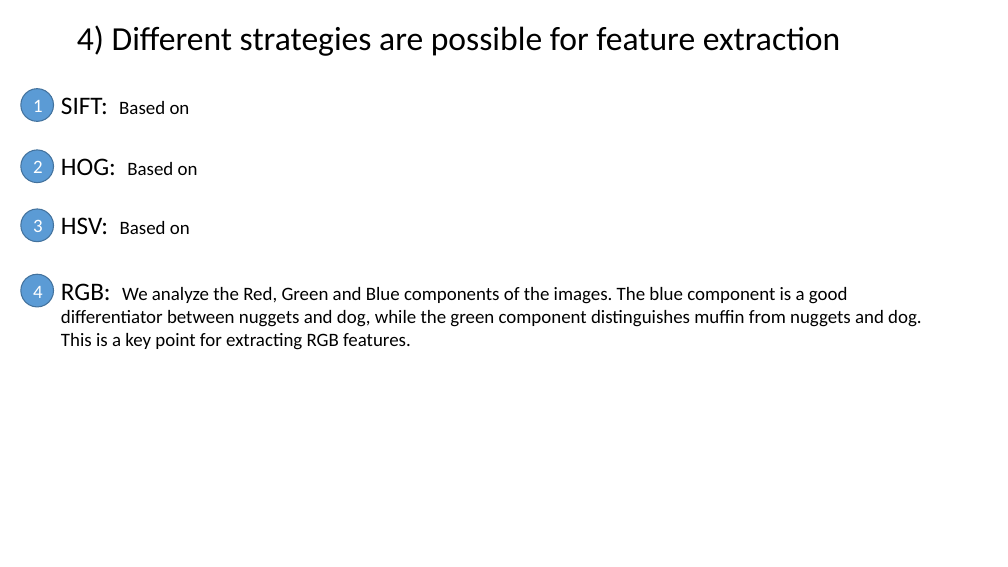
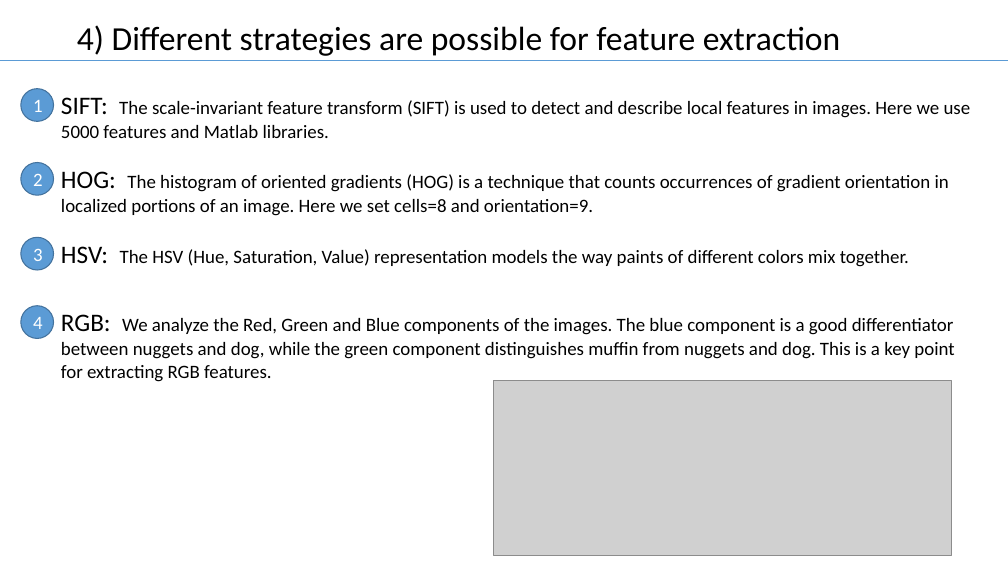
Before and after one commit to TZstatsADS/Fall2017-project3-grp7, a slide deck: slide 5 of doc/team7_presentation.pptx. Drawn at 1008x567 pixels with LibreOffice and Linux fonts; fonts in the diff are those of the drawing; grey boxes stand for pictures. Boxes give left, top, right and bottom in pixels: in the first picture for what was removed or moved away, otherwise in the second. Text is boxed around its words. In the diff, an @@ line names an element or a change of style, - is before the commit and + after.

```diff
--- a/doc/team7_presentation.pptx
+++ b/doc/team7_presentation.pptx
@@ line added from (0, 60) to (1008, 60), #5B9BD5 0.5 pt @@
@@ text at <box>61,97,971,138</box>: text changed @@
-SIFT: Based on
+SIFT: The scale-invariant feature transform (SIFT) is used to detect and describe local features in images. Here we use 5000 features and Matlab libraries.
@@ ellipse "2": place and size @@
-ellipse "2" at <box>21,150,54,182</box>
+ellipse "2" at <box>21,163,54,195</box>
@@ text at <box>61,171,949,216</box>: text changed @@
-HOG: Based on
+HOG: The histogram of oriented gradients (HOG) is a technique that counts occurrences of gradient orientation in localized portions of an image. Here we set cells=8 and orientation=9.
@@ ellipse "3": place and size @@
-ellipse "3" at <box>21,209,54,241</box>
+ellipse "3" at <box>21,237,54,270</box>
@@ text at <box>61,246,909,267</box>: text changed @@
-HSV: Based on
+HSV: The HSV (Hue, Saturation, Value) representation models the way paints of different colors mix together.
@@ ellipse "4": place and size @@
-ellipse "4" at <box>21,274,54,307</box>
+ellipse "4" at <box>21,306,54,338</box>
@@ text "RGB: We analyze the Red, ..." rewrapped from <box>61,283,922,350</box> to <box>61,314,954,382</box> @@
@@ picture added at <box>494,381,951,556</box> @@
```
Also in this commit, not shown: 5 other slides changed.
